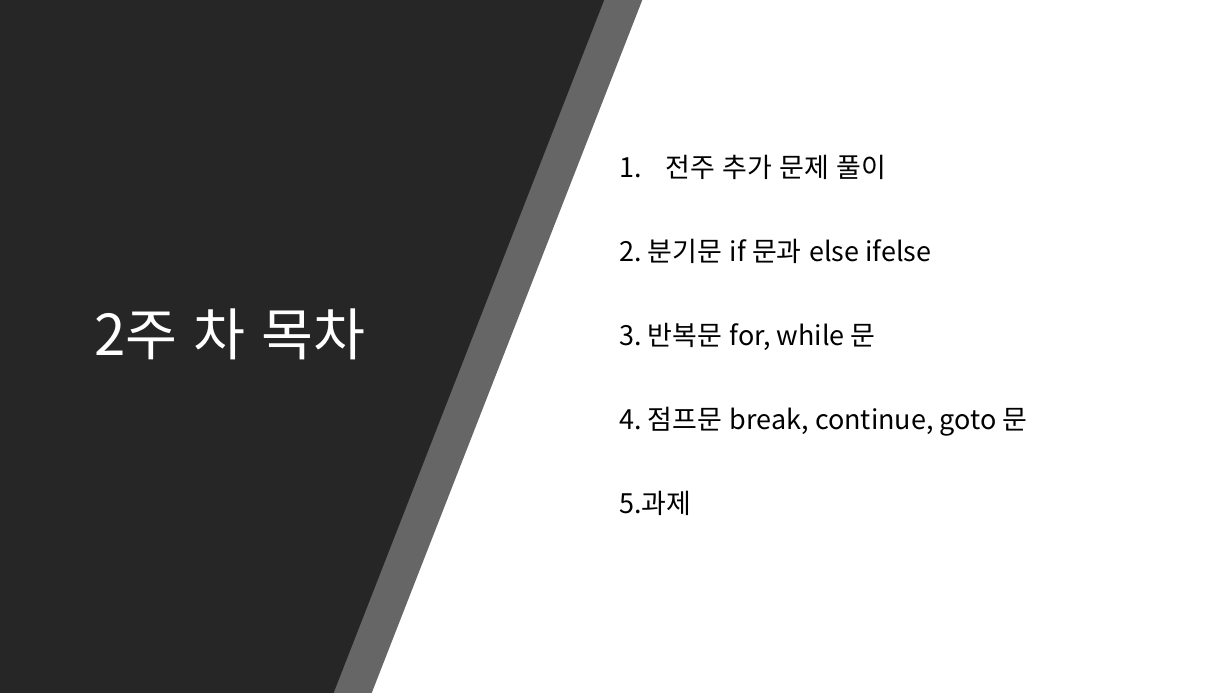
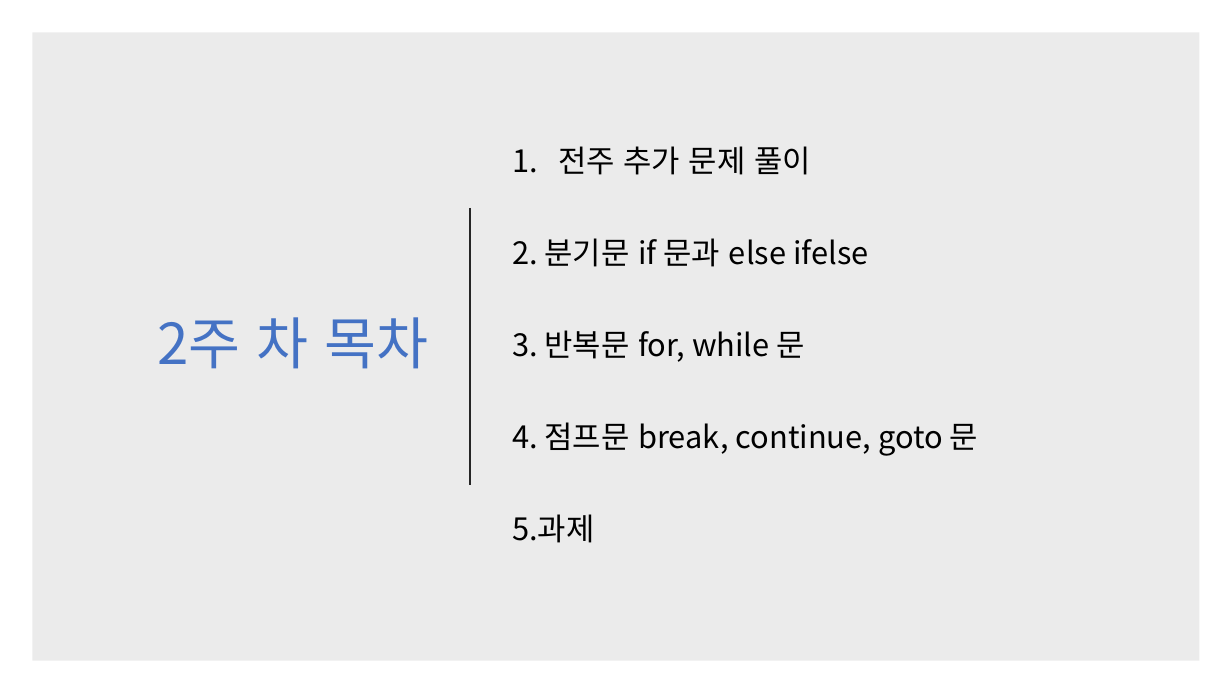
Before and after one commit to kjh99660/Study_powerpoint, a slide deck: slide 2 of c# 스터디 2주 차.pptx. Drawn at 1232x693 pixels with LibreOffice and Linux fonts; fonts in the diff are those of the drawing. Boxes give left, top, right and bottom in pixels: in the first picture for what was removed or moved away, otherwise in the second. Text is boxed around its words. In the diff, an @@ line names an element or a change of style, - is before the commit and + after.

Commit message:
1,2주차 스터디 ppt 내용 수정 개용 내용 추가

```diff
--- a/c# 스터디 2주 차.pptx
+++ b/c# 스터디 2주 차.pptx
@@ background #000000 to #FFFFFF @@
@@ freeform shape removed at box(0, 0, 642, 693) @@
@@ freeform shape removed at box(0, 0, 604, 693) @@
@@ rectangle: place and size @@
-rectangle at box(0, 0, 1232, 693)
+rectangle at box(32, 32, 1200, 661)
@@ rectangle at box(32, 32, 1200, 661): fill #FFFFFF to #000000 at 8% opacity @@
@@ title "2주 차 목차": place and size @@
-title "2주 차 목차" at box(94, 308, 365, 360)
+title "2주 차 목차" at box(158, 317, 428, 369)
@@ title "2주 차 목차" at box(158, 317, 428, 369): text colour #FFFFFF to #4472C4; alignment left to right; vertical alignment bottom to middle @@
@@ text "전주 추가 문제 풀이": place and size @@
-text "전주 추가 문제 풀이" at box(619, 154, 1028, 515)
+text "전주 추가 문제 풀이" at box(512, 146, 978, 543)
@@ text "전주 추가 문제 풀이" at box(512, 146, 978, 543): size 21 to 24 pt @@
@@ line added from (470, 208) to (470, 485), #262626 1.5 pt @@
```
Also in this commit, not shown: 7 other slides changed, 3 slides added, 4 other files.
